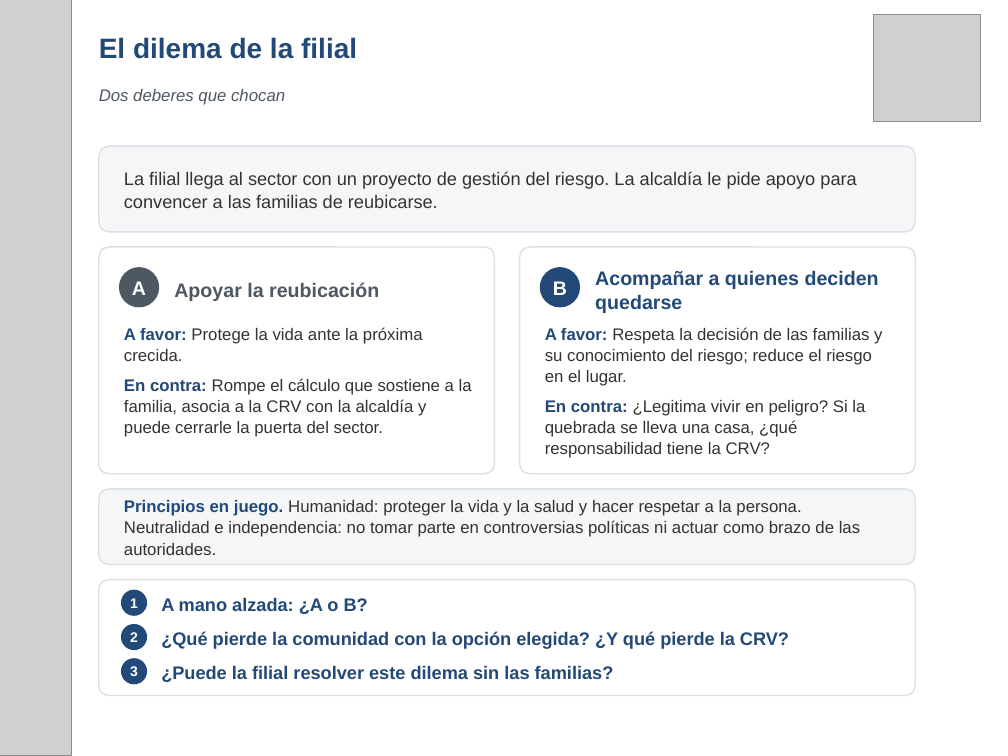
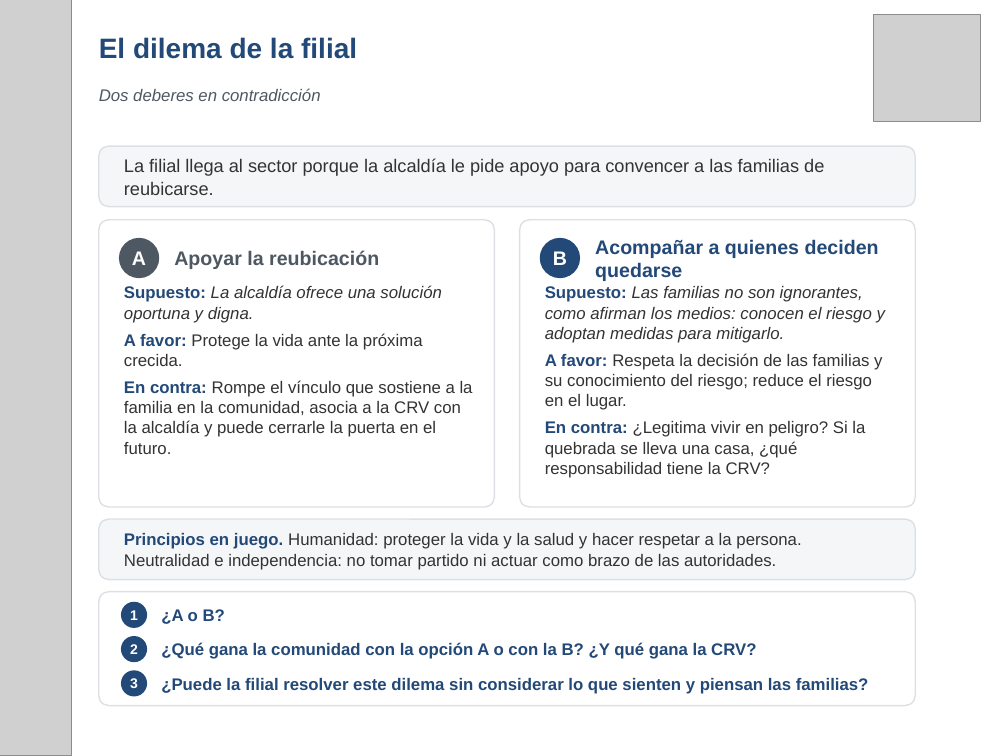
Before and after one commit to fmblancop/Hoja-de-Ruta-CRV, a slide deck: slide 4 of Hoja_de_Ruta_CRV_presentacion.pptx. Drawn at 1008x756 pixels with LibreOffice and Linux fonts; fonts in the diff are those of the drawing; grey boxes stand for pictures. Boxes give left, top, right and bottom in pixels: in the first picture for what was removed or moved away, otherwise in the second. Text is boxed around its words. In the diff, an @@ line names an element or a change of style, - is before the commit and + after.

```diff
--- a/Hoja_de_Ruta_CRV_presentacion.pptx
+++ b/Hoja_de_Ruta_CRV_presentacion.pptx
@@ text at <box>99,88,321,101</box>: text changed @@
-Dos deberes que chocan
+Dos deberes en contradicción
@@ rounded rectangle: place and size @@
-rounded rectangle at <box>99,146,915,232</box>
+rounded rectangle at <box>99,146,915,207</box>
@@ text at <box>124,158,824,195</box>: text changed @@
-La filial llega al sector con un proyecto de gestión del riesgo. La alcaldía le pide apoyo para convencer a las familias de reubicarse.
+La filial llega al sector porque la alcaldía le pide apoyo para convencer a las familias de reubicarse.
@@ rounded rectangle: place and size @@
-rounded rectangle at <box>99,247,494,474</box>
+rounded rectangle at <box>99,220,494,507</box>
@@ ellipse "A": place and size @@
-ellipse "A" at <box>119,267,159,307</box>
+ellipse "A" at <box>119,238,159,278</box>
@@ text "Apoyar la reubicación": place and size @@
-text "Apoyar la reubicación" at <box>174,282,379,301</box>
+text "Apoyar la reubicación" at <box>174,250,379,269</box>
@@ rounded rectangle: place and size @@
-rounded rectangle at <box>519,247,914,474</box>
+rounded rectangle at <box>519,220,914,507</box>
@@ ellipse "B": place and size @@
-ellipse "B" at <box>540,267,581,307</box>
+ellipse "B" at <box>540,238,581,278</box>
@@ text "Acompañar a quienes deciden quedarse": place and size @@
-text "Acompañar a quienes deciden quedarse" at <box>595,270,879,313</box>
+text "Acompañar a quienes deciden quedarse" at <box>595,239,879,281</box>
@@ text at <box>124,285,442,323</box>: paragraph added @@
+Supuesto: La alcaldía ofrece una solución oportuna y digna.
@@ text "Supuesto: La alcaldía ofrece una ...": place and size @@
-text "Supuesto: La alcaldía ofrece una ..." at <box>124,327,472,437</box>
+text "Supuesto: La alcaldía ofrece una ..." at <box>124,285,473,454</box>
@@ text "Supuesto: Las familias no son ...": place and size @@
-text "Supuesto: Las familias no son ..." at <box>545,327,882,458</box>
+text "Supuesto: Las familias no son ..." at <box>545,286,885,478</box>
@@ text at <box>545,286,885,343</box>: paragraph added @@
+Supuesto: Las familias no son ignorantes, como afirman los medios: conocen el riesgo y adoptan medidas para mitigarlo.
@@ text at <box>124,333,423,366</box>: line spacing 1.05 to 1; less space between paragraphs @@
@@ text at <box>545,353,882,478</box>: line spacing 1.05 to 1; less space between paragraphs @@
@@ text at <box>124,380,473,454</box>: text changed @@
-En contra: Rompe el cálculo que sostiene a la familia, asocia a la CRV con la alcaldía y puede cerrarle la puerta del sector.
+En contra: Rompe el vínculo que sostiene a la familia en la comunidad, asocia a la CRV con la alcaldía y puede cerrarle la puerta en el futuro.
@@ proportions changed in 5 elements at <box>99,592,915,706</box>, <box>99,220,494,507</box>, <box>519,220,914,507</box>, <box>99,146,915,207</box>, <box>99,519,915,580</box> @@
@@ rounded rectangle: place and size @@
-rounded rectangle at <box>99,489,915,564</box>
+rounded rectangle at <box>99,519,915,580</box>
@@ text at <box>124,533,801,570</box>: text changed @@
-Principios en juego. Humanidad: proteger la vida y la salud y hacer respetar a la persona. Neutralidad e independencia: no tomar parte en controversias políticas ni actuar como brazo de las autoridades.
+Principios en juego. Humanidad: proteger la vida y la salud y hacer respetar a la persona. Neutralidad e independencia: no tomar partido ni actuar como brazo de las autoridades.
@@ 3 ellipses, 1 rounded rectangle: place and size @@
-3 ellipses, 1 rounded rectangle at <box>99,580,915,696</box>
+3 ellipses, 1 rounded rectangle at <box>99,592,915,706</box>
@@ text at <box>161,609,225,624</box>: text changed; size 13 to 12 pt @@
-A mano alzada: ¿A o B?
+¿A o B?
@@ text at <box>161,642,756,659</box>: text changed; size 13 to 12 pt @@
-¿Qué pierde la comunidad con la opción elegida? ¿Y qué pierde la CRV?
+¿Qué gana la comunidad con la opción A o con la B? ¿Y qué gana la CRV?
@@ text at <box>161,678,869,694</box>: text changed; size 13 to 12 pt @@
-¿Puede la filial resolver este dilema sin las familias?
+¿Puede la filial resolver este dilema sin considerar lo que sienten y piensan las familias?
```
Also in this commit, not shown: 9 other slides changed.
